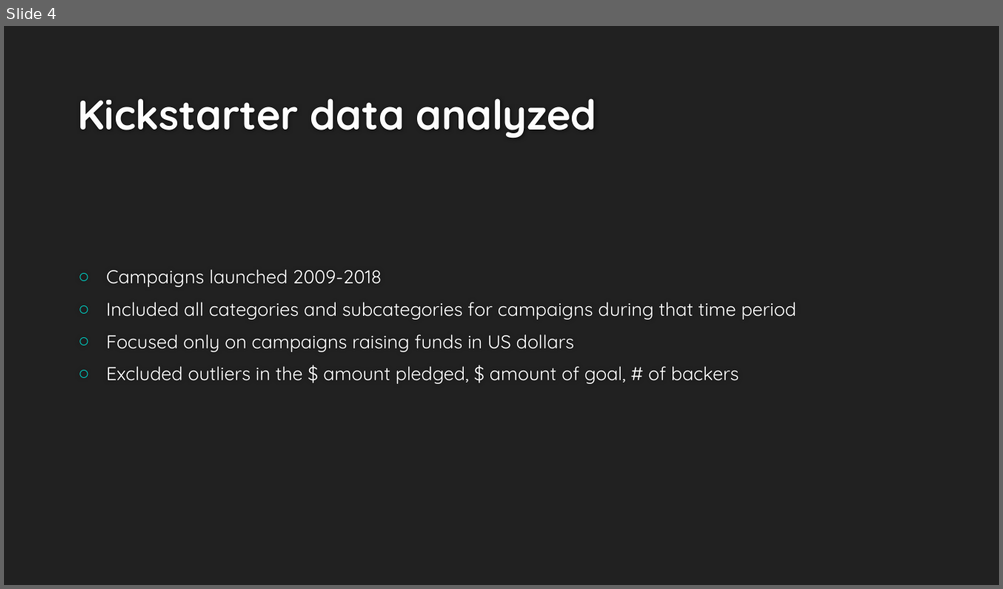
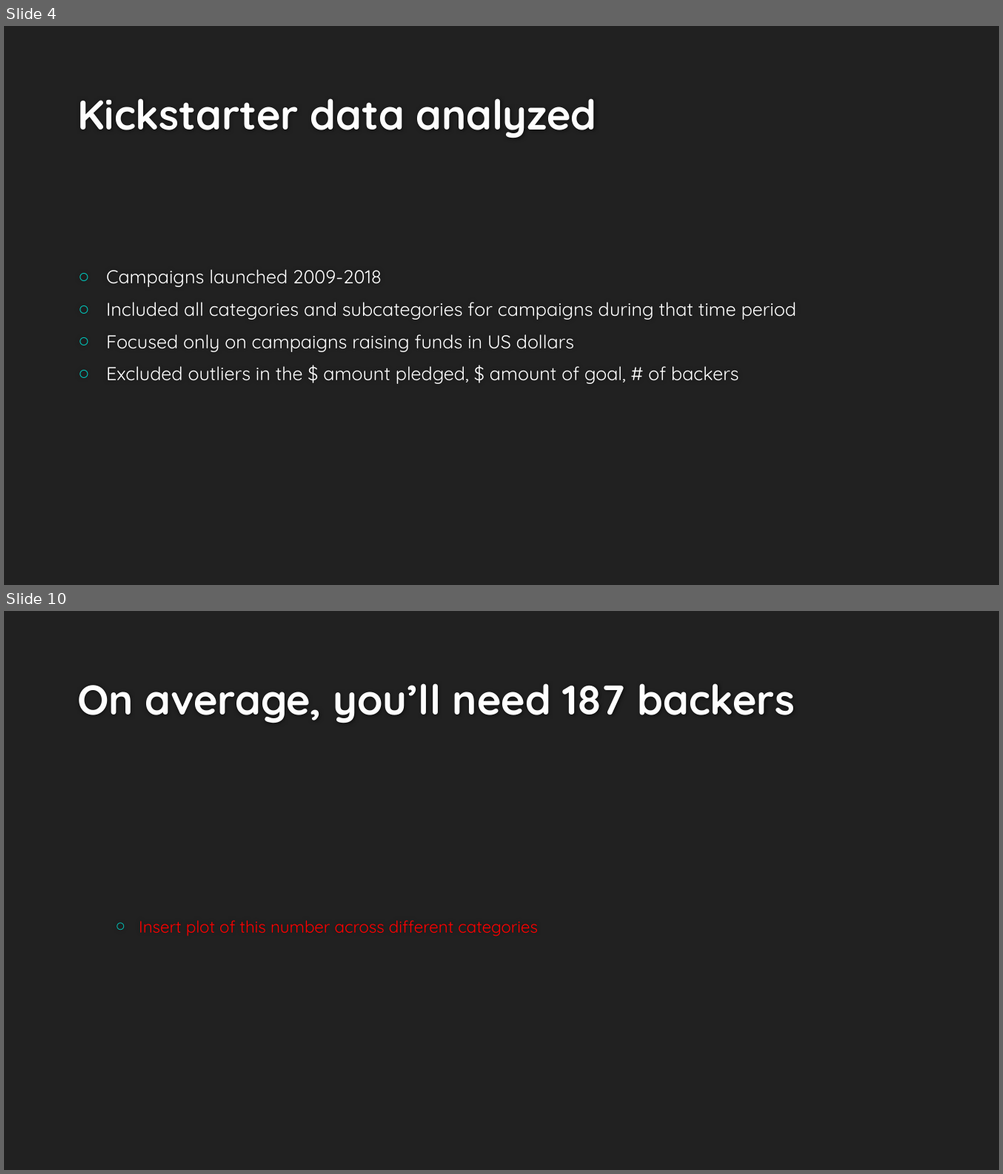
Before and after one commit to jychan-umd/Kickstarter-Data-Analysis, a slide deck: Kickstart your way to success.pptx. Shown one above the other, each under a label of ours: slide 4 before the commit, slides 4 and 10 after it; the slides between them are not shown. The pictures are 1003x589 and 1003x1174 pixels, drawn with LibreOffice and Linux fonts; fonts in the diff are those of the drawing; background and template pictures are left out. Boxes give left, top, right and bottom in pixels: in the first picture for what was removed or moved away, otherwise in the second. Text is boxed around its words. In the diff, an @@ line names an element or a change of style, - is before the commit and + after.

Commit message:
R notebook + PPT
R Notebook
- Script and Outputs - Need to fix something in the R script (might be an issue on my end) so that inline outputs can show up; there is an error message appearing around (in this notebook) line 187 - it is line 99 in the original
- Written Summary -  Need to insert Graph 4 (see above issue)
- PPT links to PPTX file in this GitHub repository

```diff
--- a/Kickstart your way to success.pptx
+++ b/Kickstart your way to success.pptx
@@ slide 10 added at box(4, 611, 999, 1170), background #212121 @@
@@ title added at box(77, 684, 794, 723), 40 pt, text #FEFEFE, bold @@
+On average, you’ll need 187 backers
@@ text added at box(139, 920, 538, 937), 16 pt, text #FF0000 @@
+  ○ Insert plot of this number across different categories
```
Also in this commit, not shown: 8 other slides added, 2 other files.
